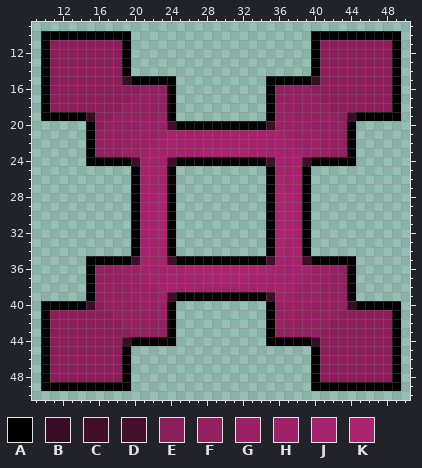
A pixel-art sprite gets an edit: Black-Bishop.png. This is how it looked before the edit.
The file is 60x60 pixels. Colours within 5 levels of each other are drawn and written as one. Shown: x 9..50, y 9..50.
Palette (. is transparent): A #000000  B #3a0d26  C #410e2a  D #470f2e  E #8b1e5b  F #932060  G #992164  H #9f2268  J #a5236c  K #ab2470
After:
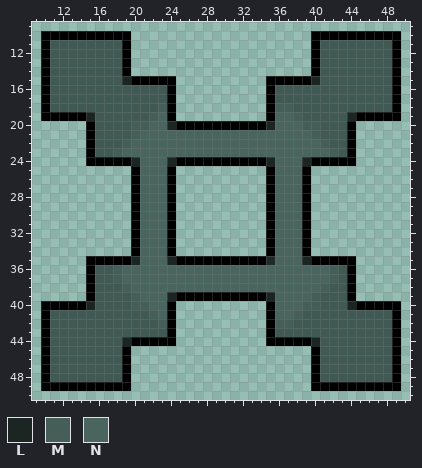
Colours new in this view: L #1b2522  M #455f58  N #49655d
What changed:
colour D: #470f2e -> #1f2b28
colour E: #8b1e5b -> #405952
y 15: x 19 B -> L; x 40 B -> L
y 16: x 21..23 FFF -> EEE; x 36..39 FFFF -> EEEE
y 17: x 20..23 FFFF -> EEEE; x 36..40 FFFFF -> EEEEE
y 18: x 19..23 FFFFF -> EEEEM; x 36..41 GFFFFF -> MMEEEE
y 19: x 15 B -> L; x 18..23 FFFFFG -> EEEEMN; x 36..42 GGFFFFF -> NNMEEEE; x 44 B -> L
y 20: x 17..24 FFFFGGGC -> EEEMMNNL; x 35..43 CGGGGFFFF -> LNNNMMEEE
y 21: x 16..43 FFFFGGGHJJJJJJJJJJJJJHGGGFFF -> EEEEMNNNNNNNNNNNNNNNNNNNMEEE
y 22: x 16..43 FFFFGGHJJJJJJJJJJJJJJJHGGFFF -> EEEMNNNNNNNNNNNNNNNNNNNNNMEE
y 23: x 16..43 FFFGGHJJJJJJKKKKKJJJJJJHGGFF -> EEMNNNNNNNNNNNNNNNNNNNNNNNME
y 24: x 20..24 CJJJC -> LNNNL; x 35..39 CJJJC -> LNNNL
y 25: x 21..23 JJJ -> NNN; x 36..38 JJJ -> NNN
y 26..27: x 21..23 JJJ -> NNN; x 36..38 KJJ -> NNN
y 28..32: x 21..23 JJK -> NNN; x 36..38 KKJ -> NNN
y 33..34: x 21..23 JJJ -> NNN; x 36..38 KJJ -> NNN
y 35: x 20..24 CJJJC -> LNNNL; x 36..39 JJJC -> NNNL
y 36: x 16..43 FFGGGJJJJJKKKKKKKKKJJJJJGGGF -> EEMNNNNNNNNNNNNNNNNNNNNNNNME
y 37: x 16..43 FFFGGHJJJJJJKKKKKJJJJJJHGGFF -> EEMNNNNNNNNNNNNNNNNNNNNNNNME
y 38: x 16..43 FFFFGGHJJJJJJJJJJJJJJJHGGFFF -> EEEMNNNNNNNNNNNNNNNNNNNNNMEE
y 39: x 16..24 FFFFGGGHC -> EEEEMNNNL; x 35..43 CJHGGGFFF -> LNNNNMEEE
y 40: x 15 B -> L; x 17..23 FFFFGGG -> EEEMMNN; x 36..44 GGGGFFFFB -> NNNMMEEEL
y 41: x 18..23 FFFFFG -> EEEEMN; x 36..42 GGFFFFF -> NNMEEEE
y 42: x 19..23 FFFFF -> EEEEM; x 36..41 GFFFFF -> MMEEEE
y 43: x 20..23 FFFF -> EEEE; x 36..40 FFFFF -> EEEEE
y 44: x 19 B -> L; x 40 B -> L
Boxes around the changes in both pictures, in picture pixels (x1, y1, x2, y2):
changed: (50, 40, 392, 382)
